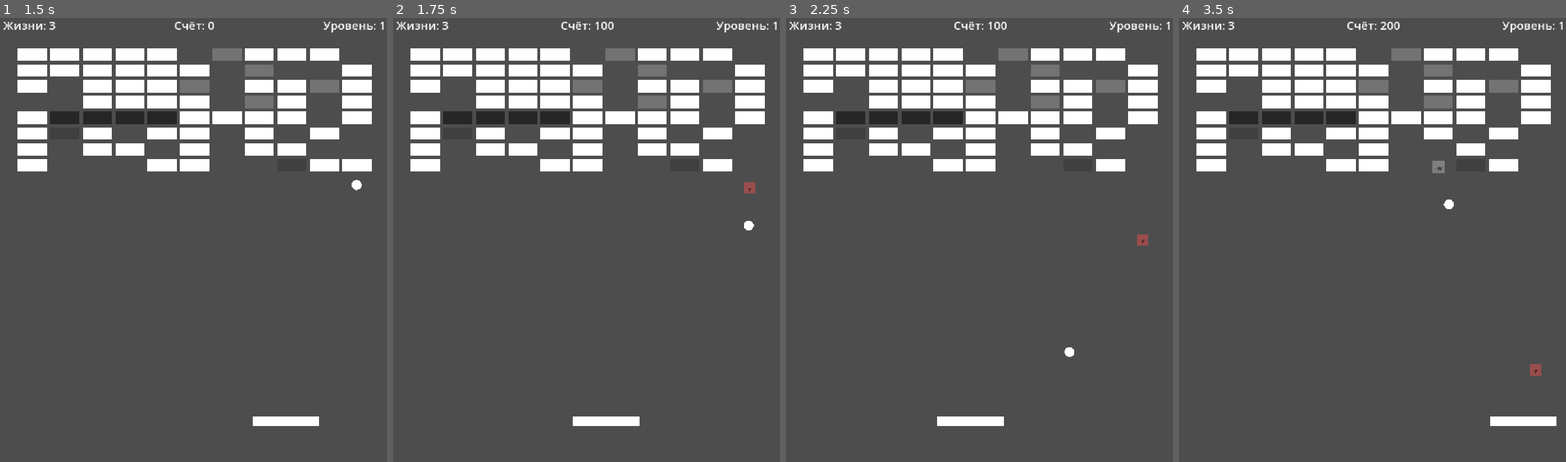
Above: before the commit, frames 1-4 (left to right).
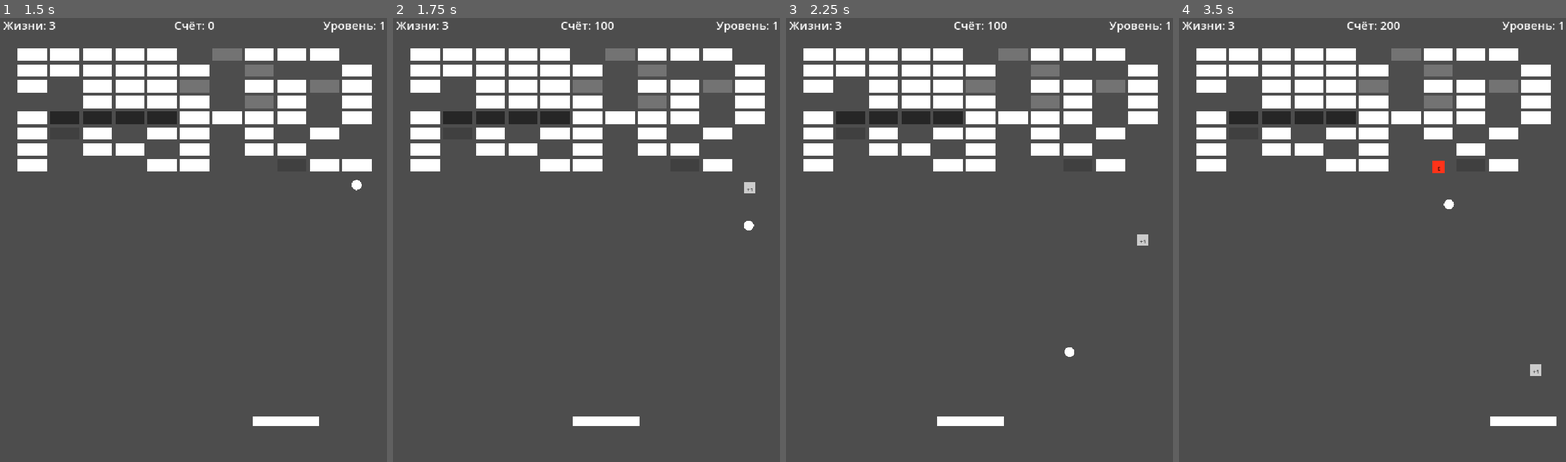
Above: after the commit, the same moments.

Repository: Ardarik421/arkanoid
Game: Godot game, scene res://scenes/main.tscn
The game is run twice, just before and just after one commit, with the same random seed, the same clock (stepped at 60 frames per second) and the same inputs. The project has no main scene, so this scene is started directly.
Inputs (mouse positions are in pixels of both pictures, inside the frame that each line leads up to):
- Up to frame 1 (1.5 s): tap Enter at 0.5 s; move the mouse to (282, 213) at 0.52 s; hold D (move_right) 0.53-1.28 s; tap Space (launch_ball) at 0.6, 1.35 s; move the mouse to (116, 262) at 1.27 s; hold A (move_left) from 1.28 s (still down)
- Up to frame 2 (1.75 s): keep holding A (move_left)
- Up to frame 3 (2.25 s): move the mouse to (1022, 137) at 2.02 s; release A (move_left) at 2.03 s; hold D (move_right) from 2.03 s (still down); tap Space (launch_ball) at 2.1 s
- Up to frame 4 (3.5 s): keep holding D (move_right); move the mouse to (1353, 328) at 2.77 s; tap Space (launch_ball) at 2.85 s

Frame 1 is identical in both runs. In frame 2, less than 0.1% of the frame differs, in the area x 90-94%, y 36-40%; in frame 3, less than 0.1%; in frame 4, 0.2%, in the area x 65-94%, y 32-81%.

Commit message:
Добавил новый бонус - взрывной шар

Diff:
--- a/scenes/ball.gd
+++ b/scenes/ball.gd
@@ -7,6 +7,7 @@
 var direction := Vector2(0.7, -1.0).normalized()
 var is_attached: bool = true
 var is_piercing: bool = false
+var is_explosive: bool = false
 
 func _ready():
 	queue_redraw()
@@ -33,10 +34,10 @@
 
 		elif collider.has_method("hit"):
 			if is_piercing and not collider.indestructible:
-				collider.destroy()
+				collider.destroy(is_explosive)
 			else:
 				direction = direction.bounce(collision.get_normal())
-				collider.hit()
+				collider.hit(is_explosive)
 
 		else:
 			direction = direction.bounce(collision.get_normal())
--- a/scenes/bonus.gd
+++ b/scenes/bonus.gd
@@ -11,7 +11,8 @@
 	SLOW_BALL,
 	FAST_BALL,
 	SPLIT_BALLS,
-	PIERCING_BALL
+	PIERCING_BALL,
+	EXPLOSIVE_BALL
 }
 
 @export var bonus_type: BonusType = BonusType.EXPAND_PADDLE
@@ -65,6 +66,10 @@
 			bonus_color = Color(0.8, 0.6, 0.2)
 			bonus_text = "P"
 
+		BonusType.EXPLOSIVE_BALL:
+			bonus_color = Color(1.0, 0.2, 0.1)
+			bonus_text = "E"
+
 	draw_rect(rect, bonus_color)
 
 	var font = ThemeDB.fallback_font
--- a/scenes/brick.gd
+++ b/scenes/brick.gd
@@ -1,6 +1,7 @@
 extends StaticBody2D
 
 signal destroyed(points: int, brick_position: Vector2)
+signal exploded(brick_position: Vector2)
 
 @export var width: float = 70.0
 @export var height: float = 30.0
@@ -9,6 +10,8 @@
 @export var max_health: int = 1
 @export var points: int = 100
 @export var indestructible: bool = false
+
+var is_destroyed: bool = false
 
 func _ready():
 	queue_redraw()
@@ -40,21 +43,33 @@
 		else:
 			draw_rect(rect, Color(0.80, 0.80, 0.80))
 
-func hit():
-	if indestructible:
+func hit(explosive_hit: bool = false):
+	if indestructible or is_destroyed:
 		return
 
 	health -= 1
 
 	if health <= 0:
+		is_destroyed = true
+
 		destroyed.emit(points, global_position)
+
+		if explosive_hit:
+			exploded.emit(global_position)
+
 		queue_free()
 	else:
 		queue_redraw()
 
-func destroy():
-	if indestructible:
+func destroy(explosive_hit: bool = false):
+	if indestructible or is_destroyed:
 		return
 
+	is_destroyed = true
+
 	destroyed.emit(points, global_position)
+
+	if explosive_hit:
+		exploded.emit(global_position)
+
 	queue_free()
--- a/scenes/main.gd
+++ b/scenes/main.gd
@@ -170,6 +170,7 @@
 	ball.set_physics_process(true)
 	ball.speed = 700.0
 	ball.is_piercing = false
+	ball.is_explosive = false
 	ball.queue_redraw()
 
 	ball.global_position = Vector2(
@@ -189,6 +190,7 @@
 	new_ball.global_position = source_ball.global_position
 	new_ball.speed = source_ball.speed
 	new_ball.is_piercing = source_ball.is_piercing
+	new_ball.is_explosive = source_ball.is_explosive
 	new_ball.is_attached = false
 
 	for ball in active_balls:
@@ -223,6 +225,12 @@
 	for ball in active_balls:
 		if is_instance_valid(ball):
 			ball.is_piercing = enabled
+			ball.queue_redraw()
+
+func set_all_balls_explosive(enabled: bool):
+	for ball in active_balls:
+		if is_instance_valid(ball):
+			ball.is_explosive = enabled
 			ball.queue_redraw()
 
 func stop_all_balls():
@@ -366,6 +374,23 @@
 		game_won = true
 		show_victory()
 
+func _on_brick_exploded(explosion_position: Vector2):
+	var max_x_distance = brick_width + gap_x + 1.0
+	var max_y_distance = brick_height + gap_y + 1.0
+
+	for brick in $Bricks.get_children():
+		if not is_instance_valid(brick):
+			continue
+
+		if brick.global_position == explosion_position:
+			continue
+
+		var distance_x = abs(brick.global_position.x - explosion_position.x)
+		var distance_y = abs(brick.global_position.y - explosion_position.y)
+
+		if distance_x <= max_x_distance and distance_y <= max_y_distance:
+			brick.hit(false)
+
 func _on_bonus_collected(bonus_type: Bonus.BonusType):
 	match bonus_type:
 		Bonus.BonusType.EXPAND_PADDLE:
@@ -389,6 +414,9 @@
 
 		Bonus.BonusType.PIERCING_BALL:
 			set_all_balls_piercing(true)
+
+		Bonus.BonusType.EXPLOSIVE_BALL:
+			set_all_balls_explosive(true)
 
 func clear_bonuses():
 	for child in get_children():
@@ -978,3 +1006,4 @@
 
 			$Bricks.add_child(brick)
 			brick.destroyed.connect(_on_brick_destroyed)
+			brick.exploded.connect(_on_brick_exploded)
